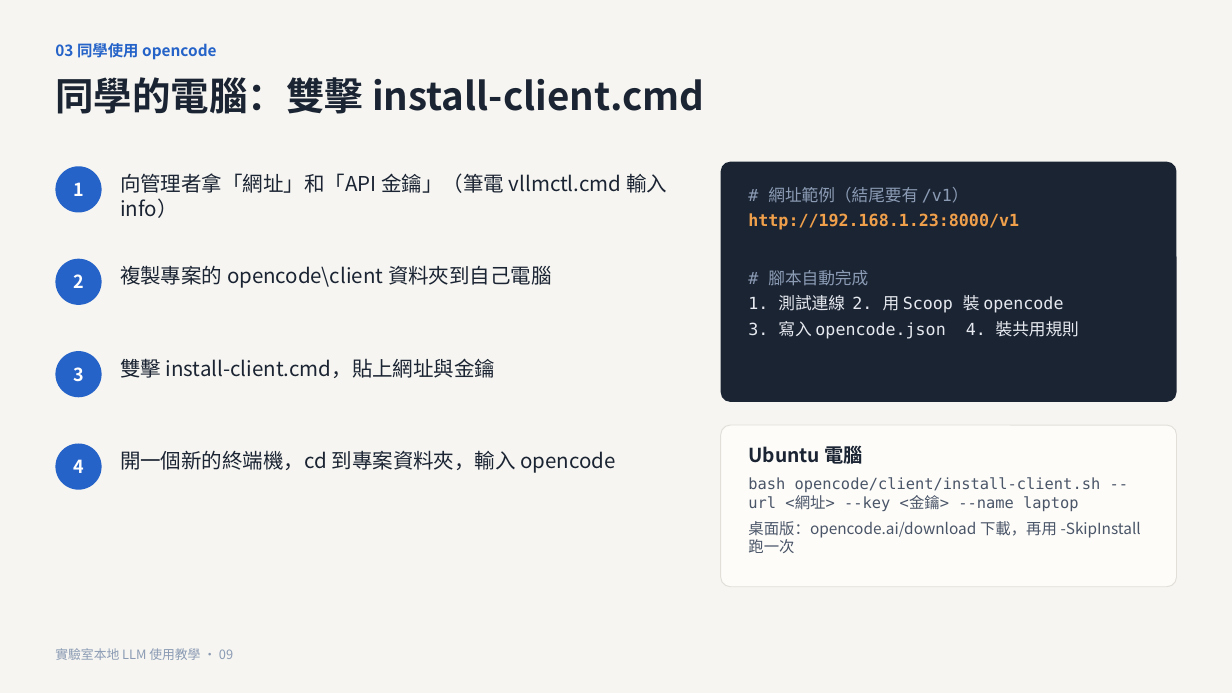
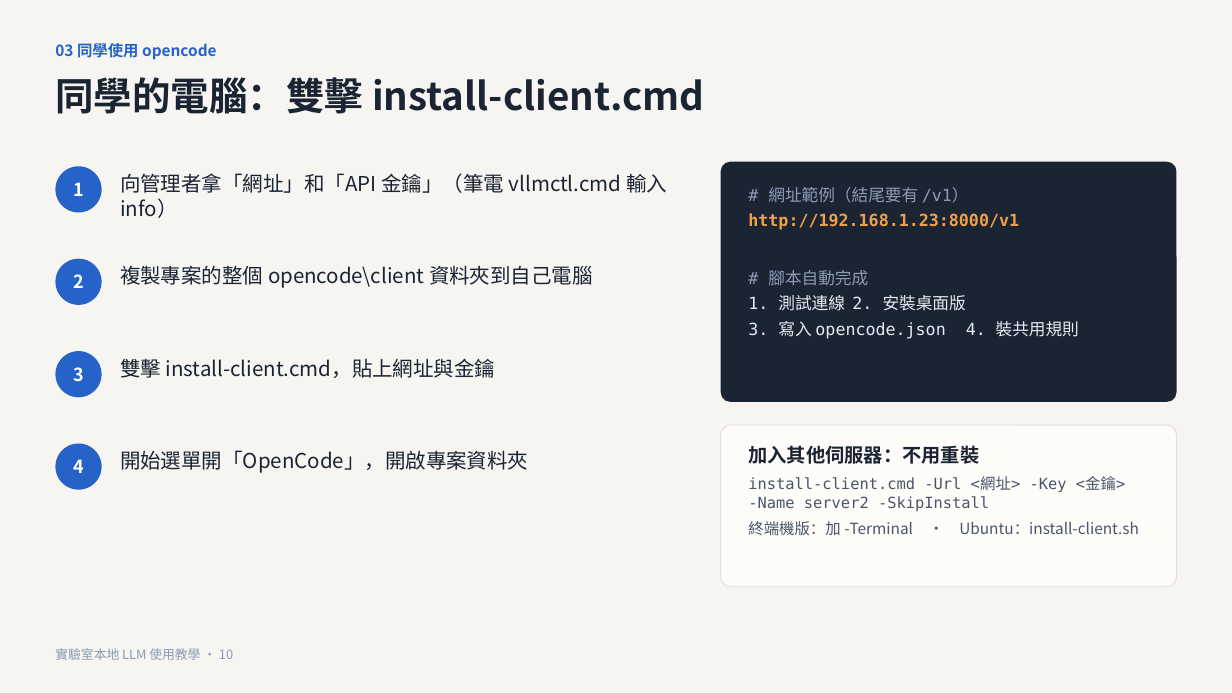
Before and after one commit to CYH4157/local-llm, a slide deck: slide 10 of docs/實驗室本地LLM使用教學.pptx (slide 9 before the commit). Drawn at 1232x693 pixels with LibreOffice and Linux fonts; fonts in the diff are those of the drawing. Boxes give left, top, right and bottom in pixels: in the first picture for what was removed or moved away, otherwise in the second. Text is boxed around its words. In the diff, an @@ line names an element or a change of style, - is before the commit and + after.

```diff
--- a/docs/實驗室本地LLM使用教學.pptx
+++ b/docs/實驗室本地LLM使用教學.pptx
@@ text at (120, 265, 593, 288): text changed @@
-複製專案的 opencode\client 資料夾到自己電腦
+複製專案的整個 opencode\client 資料夾到自己電腦
@@ text at (748, 295, 966, 311): text changed @@
-1. 測試連線 2. 用 Scoop 裝 opencode
+1. 測試連線 2. 安裝桌面版
@@ text at (748, 445, 1139, 535): text changed @@
-Ubuntu 電腦
-bash opencode/client/install-client.sh --url <網址> --key <金鑰> --name laptop
-桌面版：opencode.ai/download 下載，再用 -SkipInstall 跑一次
+加入其他伺服器：不用重裝
+install-client.cmd -Url <網址> -Key <金鑰> -Name server2 -SkipInstall
+終端機版：加 -Terminal · Ubuntu：install-client.sh
@@ text at (120, 450, 528, 473): text changed @@
-開一個新的終端機，cd 到專案資料夾，輸入 opencode
+開始選單開「OpenCode」，開啟專案資料夾
@@ text at (55, 648, 233, 660): text changed @@
-實驗室本地 LLM 使用教學 · 09
+實驗室本地 LLM 使用教學 · 10
```
Also in this commit, not shown: 16 other slides changed, 5 slides added, 8 other files.
